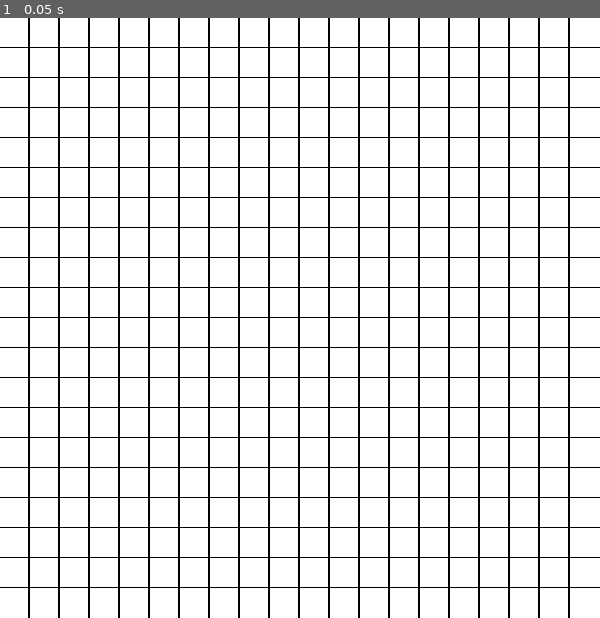
Above: before the commit, frame 1.
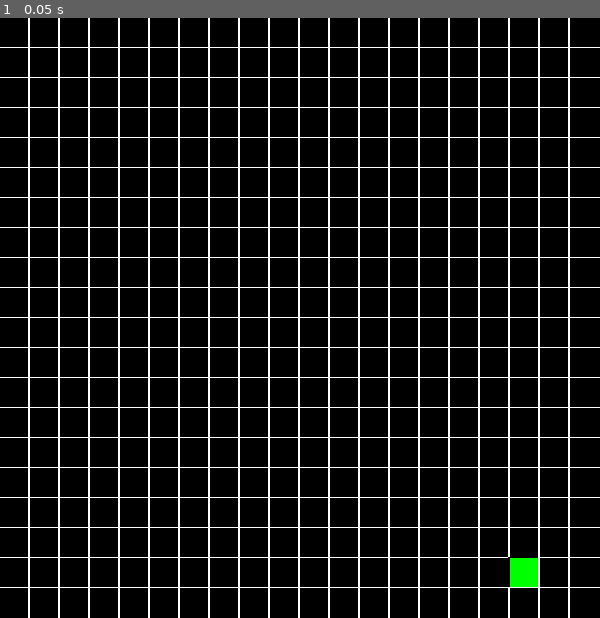
Above: after the commit, the same moment.

Repository: AndreaTerenz/GodotMaze
Game: Godot game, scene res://scenes/Main.tscn
The game is run twice, just before and just after one commit, with the same random seed, the same clock (stepped at 60 frames per second) and the same inputs.
Inputs:
- Up to frame 1 (0.05 s): no input

The runs differ from the first frame. In frame 1, 100% of the frame differs, in the area x 0-100%, y 0-100%.

Commit message:
Added a CellGrid object to manage and contain...well...the grid...of cells

Diff:
--- a/project/project.godot
+++ b/project/project.godot
@@ -13,9 +13,15 @@
 "class": "Cell",
 "language": "GDScript",
 "path": "res://scripts/Cell.gd"
+}, {
+"base": "Node2D",
+"class": "CellGrid",
+"language": "GDScript",
+"path": "res://scripts/CellGrid.gd"
 } ]
 _global_script_class_icons={
-"Cell": ""
+"Cell": "",
+"CellGrid": ""
 }
 
 [application]
--- a/project/scenes/Main.tscn
+++ b/project/scenes/Main.tscn
@@ -5,19 +5,15 @@
 
 var SCRN_SIZE : Vector2 = Vector2.ZERO
 
-export(PackedScene) var cell_scn = preload(\"res://scenes/Cell.tscn\")
-
 func _ready() -> void:
+	randomize()
 	SCRN_SIZE = get_viewport_rect().size
 
 	var cols = int(SCRN_SIZE.x / Cell.SIZE.x)
 	var rows = int(SCRN_SIZE.y / Cell.SIZE.y)
 
-	for x in range(0, cols):
-		for y in range(0, rows):
-			var c : Cell = cell_scn.instance()
-			c.setup((Vector2(x, y) * Cell.SIZE/2) + Cell.SIZE/4) #why +SIZE/4? NO IDEA off to a great start
-			call_deferred(\"add_child\", c)
+	var grid : CellGrid = CellGrid.new(rows, cols)
+	call_deferred(\"add_child\", grid)
 "
 
 [node name="Main" type="Node2D"]
--- a/project/scripts/Cell.gd
+++ b/project/scripts/Cell.gd
@@ -1,20 +1,44 @@
 class_name Cell
 
 extends Node2D
+
+enum CELL_TYPE {START, CONNECTED, DISCONNECTED}
+enum NEIGHBORS {TOP, LEFT, BOTTOM, RIGHT}
 
 const SIDE = 30
 const SIZE : Vector2 = Vector2(SIDE, SIDE)
 
 var top_left : Vector2 = Vector2(-1, -1)
+var type = CELL_TYPE.DISCONNECTED
+var connections : Array = [false, false, false, false]
+var id : int = -1
 
-func setup(p : Vector2) -> void:
+func setup(p : Vector2, i : int, t = CELL_TYPE.DISCONNECTED) -> void:
 	self.position = p
 	self.top_left = self.position - SIZE/2
+	self.type = t
+	self.id = i
+
+func get_color_for_type() -> Color:
+	match (self.type):
+		CELL_TYPE.CONNECTED : return Color(255, 255, 255)
+		CELL_TYPE.DISCONNECTED : return Color(0, 0, 0)
+		CELL_TYPE.START : return Color(0, 255, 0)
+
+	return Color(0)
+
+func connect_to_neighbor():
+	pass
 
 func _draw() -> void:
 	var r : Rect2 = Rect2(self.top_left, SIZE)
-	draw_rect(r, Color(0, 0, 0), false, 3.0)
-	draw_rect(r, Color(255, 255, 255))
+
+	if (self.type == CELL_TYPE.DISCONNECTED):
+		draw_rect(r, Color(255, 255, 255), false, 3.0)
+	else:
+		draw_rect(r, Color(0, 0, 0), false, 3.0)
+
+	draw_rect(r, get_color_for_type())
 	"""
 	draw_circle(self.position, 4, Color.white)
 	draw_circle(self.top_left, 4, Color.blue)
--- /dev/null
+++ b/project/scripts/CellGrid.gd
@@ -0,0 +1,37 @@
+class_name CellGrid
+
+extends Node2D
+
+export(PackedScene) var cell_scn = preload("res://scenes/Cell.tscn")
+
+var cells : Array = []
+var size : Vector2 = Vector2.ZERO
+var cols = -1
+var rows = -1
+
+func _init(r:int, c:int, p:Vector2 = Vector2.ZERO) -> void:
+	self.rows = r
+	self.cols = c
+
+	for y in range(0, self.size.y):
+		var row : Array = []
+
+		for x in range(0, self.size.x):
+			row.append(null)
+
+		self.cells.append(row)
+
+	self.position = p
+
+func _ready() -> void:
+	var start_idx = randi() % int(self.rows * self.cols)
+
+	for y in range(0, self.rows):
+		for x in range(0, self.cols):
+			var i = int(y*self.cols + x)
+			var pos = (Vector2(x, y) * Cell.SIZE/2) + Cell.SIZE/4 #why +SIZE/4? NO IDEA off to a great start
+			var type = Cell.CELL_TYPE.DISCONNECTED if (i != start_idx) else Cell.CELL_TYPE.START
+
+			var c : Cell = cell_scn.instance()
+			c.setup(pos, i, type)
+			call_deferred("add_child", c)
